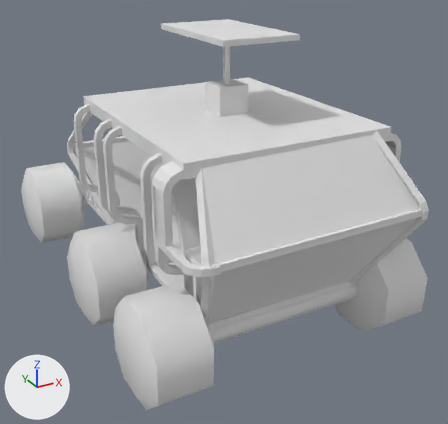
Renders of the OBJ model src/main/resources/assets/extraplanets/models/MarsRover.obj from each side of a commit.
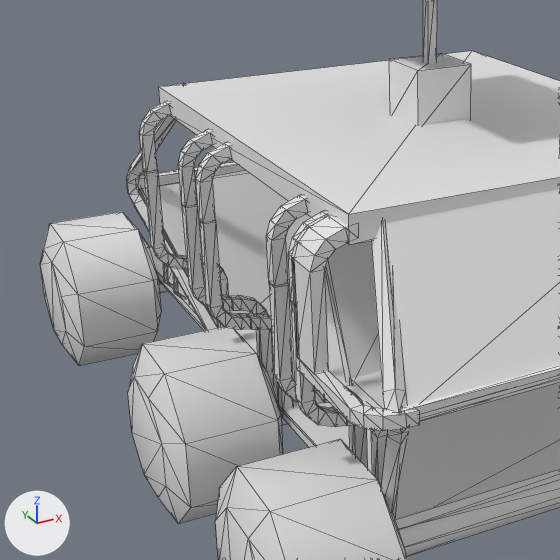
Each version is shown whole from a 50 mm lens placed at (-4.58, -8.95, 5.77), pointed at (0.29, -0.1, 1.34), then close up on the part from 0% to 66% of the width and 12% to 81% of the height. Arrows for +X, +Y and +Z are at lower left; the lights stay in place. The close-ups show mesh edges as thin lines. Where no turn or scale is listed for an object, it has been applied to the vertices.

The older version as bpy lines, for what is in view:
```python
me_marsrover = bpy.data.meshes.new('MarsRover')
me_marsrover.from_pydata(...)  # 1676 vertices, 3100 faces; spans x -2.39..2.47, y -3.33..4.35, z -0.15..4.56
ob_marsrover = bpy.data.objects.new('MarsRover', me_marsrover)
ob_marsrover.location = (0.0, 0.0, 0.0)
```
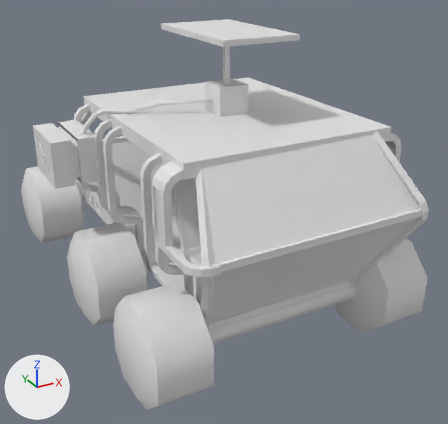
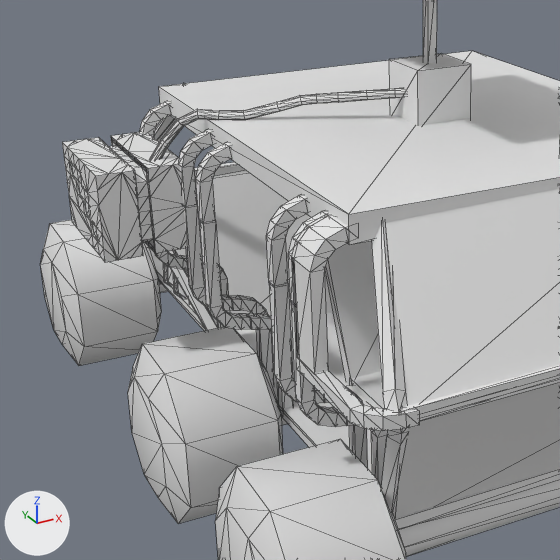
Boxes (x1, y1, x2, y2) around the edits, measured in the close-ups (560 x 560 px):
part 1 of me_marsrover, added: after (62, 132, 187, 263)
part 2 of me_marsrover, added: after (151, 87, 405, 160)

The edits, one by one:
me_marsrover is used by ob_marsrover; location (0.0, 0.0, 0.0).
me_marsrover had 1676 vertices, 3100 faces and spanned x -2.39..2.47, y -3.33..4.35, z -0.15..4.56.
me_marsrover now has 2013 vertices, 3754 faces and spans x -2.56..2.47, y -3.33..4.35, z -0.15..4.56.
me_marsrover part 1: a new loose piece of 231 vertices spanning x -2.56..-1.84, y 0.06..1.16, z 2.27..3.0.
me_marsrover part 2: a new loose piece of 106 vertices spanning x -2.07..-0.07, y -0.74..0.35, z 2.92..3.58.
